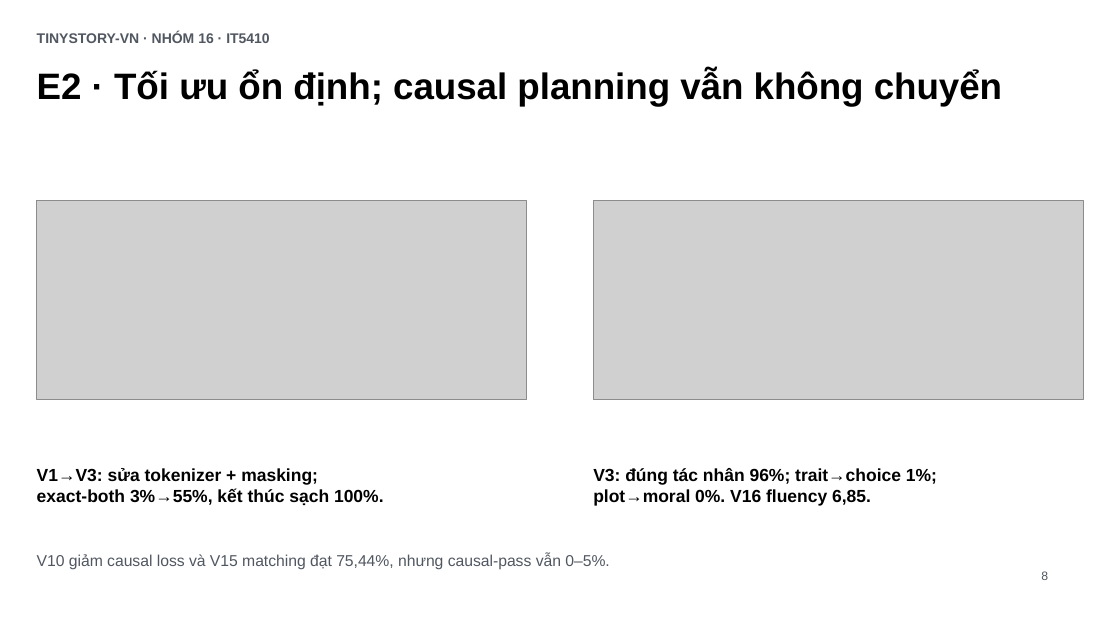
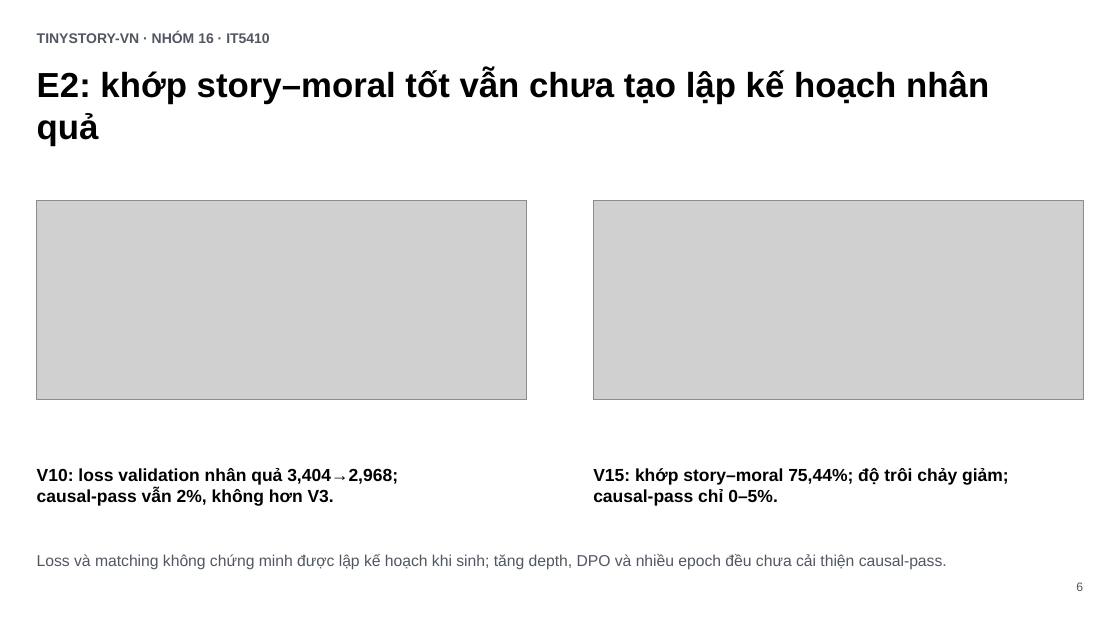
Before and after one commit to tungd/tinystory-vn, a slide deck: slide 6 of output/presentation/tinystory-vn-summary.pptx (slide 8 before the commit). Drawn at 1120x630 pixels with LibreOffice and Linux fonts; fonts in the diff are those of the drawing; grey boxes stand for pictures. Boxes give left, top, right and bottom in pixels: in the first picture for what was removed or moved away, otherwise in the second. Text is boxed around its words. In the diff, an @@ line names an element or a change of style, - is before the commit and + after.

```diff
--- a/output/presentation/tinystory-vn-summary.pptx
+++ b/output/presentation/tinystory-vn-summary.pptx
@@ text at box(37, 69, 989, 146): text changed; size 31.5 to 29.8 pt @@
-E2 · Tối ưu ổn định; causal planning vẫn không chuyển
+E2: khớp story–moral tốt vẫn chưa tạo lập kế hoạch nhân quả
@@ text at box(37, 468, 398, 506): text changed @@
-V1→V3: sửa tokenizer + masking;
-exact-both 3%→55%, kết thúc sạch 100%.
+V10: loss validation nhân quả 3,404→2,968;
+causal-pass vẫn 2%, không hơn V3.
@@ text at box(593, 468, 1009, 506): text changed @@
-V3: đúng tác nhân 96%; trait→choice 1%;
-plot→moral 0%. V16 fluency 6,85.
+V15: khớp story–moral 75,44%; độ trôi chảy giảm;
+causal-pass chỉ 0–5%.
@@ text at box(37, 554, 947, 570): text changed @@
-V10 giảm causal loss và V15 matching đạt 75,44%, nhưng causal-pass vẫn 0–5%.
+Loss và matching không chứng minh được lập kế hoạch khi sinh; tăng depth, DPO và nhiều epoch đều chưa cải thiện causal-pass.
@@ text at box(1076, 582, 1083, 591): text changed @@
-8
+6
```
Also in this commit, not shown: 5 other slides changed, 9 slides added, 12 slides removed, 5 other files.
